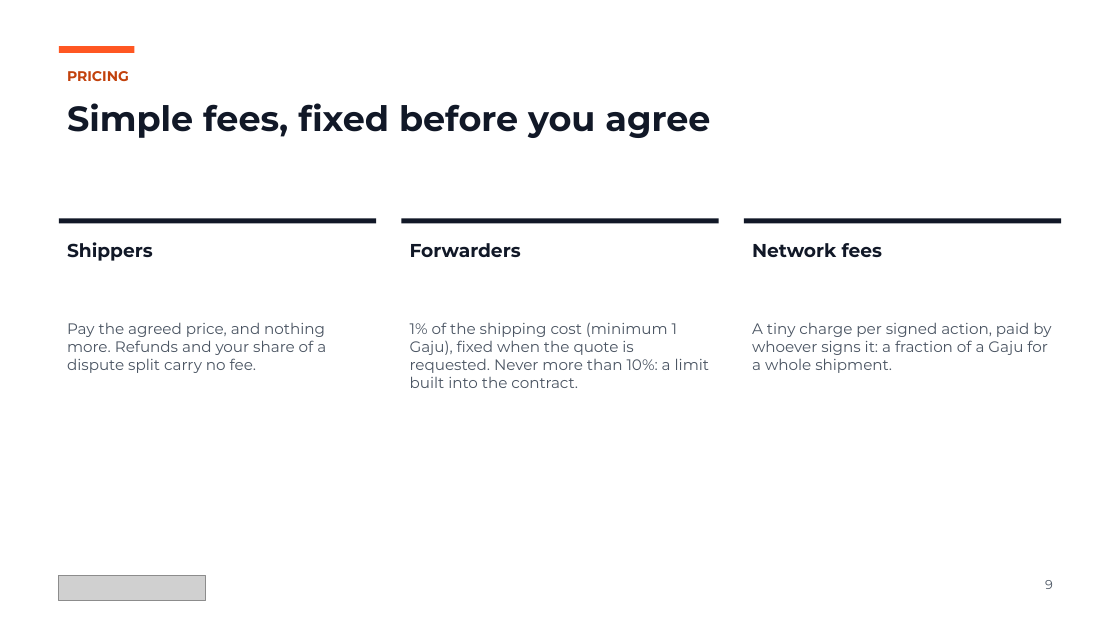
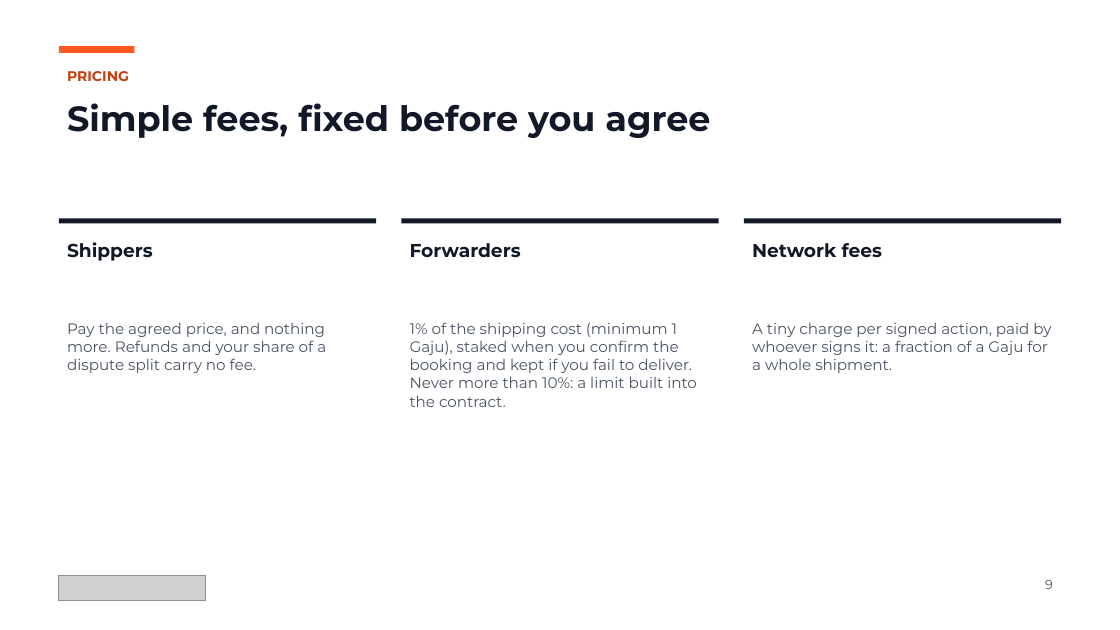
Before and after one commit to shanepreater/gajufreight, a slide deck: slide 9 of docs/pitch/gajufreight-pitch-deck.pptx. Drawn at 1120x630 pixels with LibreOffice and Linux fonts; fonts in the diff are those of the drawing; grey boxes stand for pictures. Boxes give left, top, right and bottom in pixels: in the first picture for what was removed or moved away, otherwise in the second. Text is boxed around its words. In the diff, an @@ line names an element or a change of style, - is before the commit and + after.

Commit message:
docs(ux): apply review of #158 and update the deck for ADR 0018/0019
Independent pragmatic review of #158: four screens still said the fee
came from payouts; the cancel rule now matches the contract (either
side, any time while unconfirmed); the leg carrier's confirm step and
signature counts are in the journeys; repeated and speculative text is
trimmed; the Q12 caveat is restored; and the expiry is set by the app.
The pitch deck now says the forwarder stakes the fee on confirming and
loses it on failing, adds verified businesses, and uses 0.005 Gaju.

```diff
--- a/docs/pitch/gajufreight-pitch-deck.pptx
+++ b/docs/pitch/gajufreight-pitch-deck.pptx
@@ text at (410, 322, 697, 407): text changed @@
-1% of the shipping cost (minimum 1 Gaju), fixed when the quote is requested. Never more than 10%: a limit built into the contract.
+1% of the shipping cost (minimum 1 Gaju), staked when you confirm the booking and kept if you fail to deliver. Never more than 10%: a limit built into the contract.
```
Also in this commit, not shown: 3 other slides changed, 12 other files.
